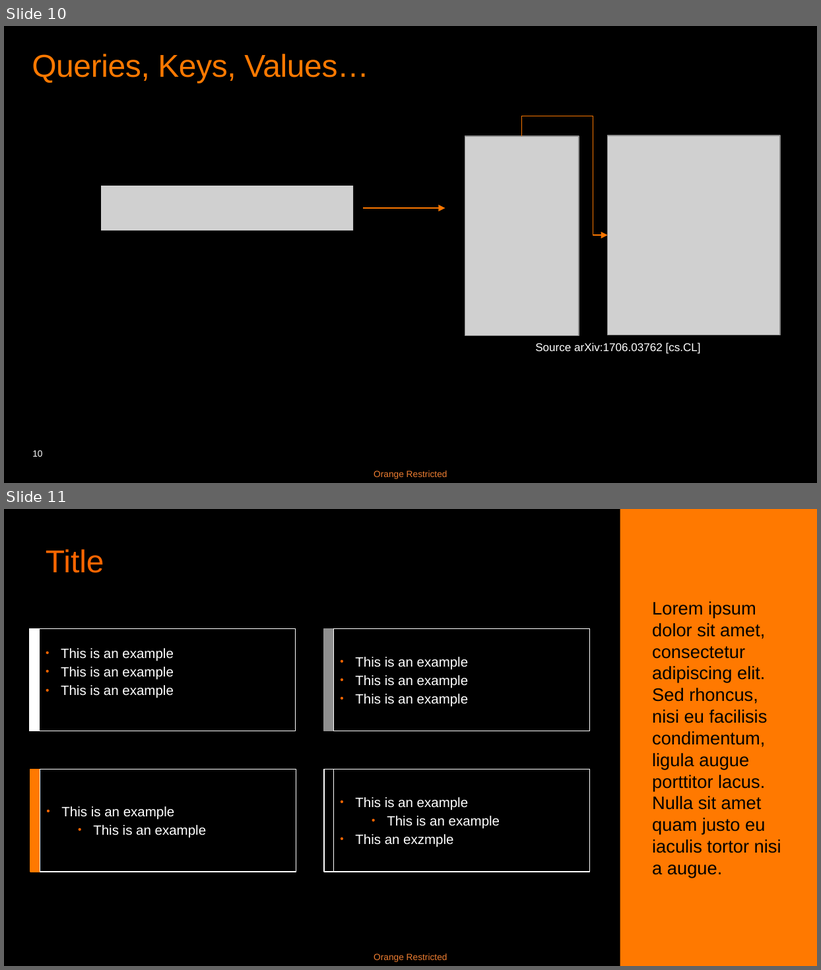
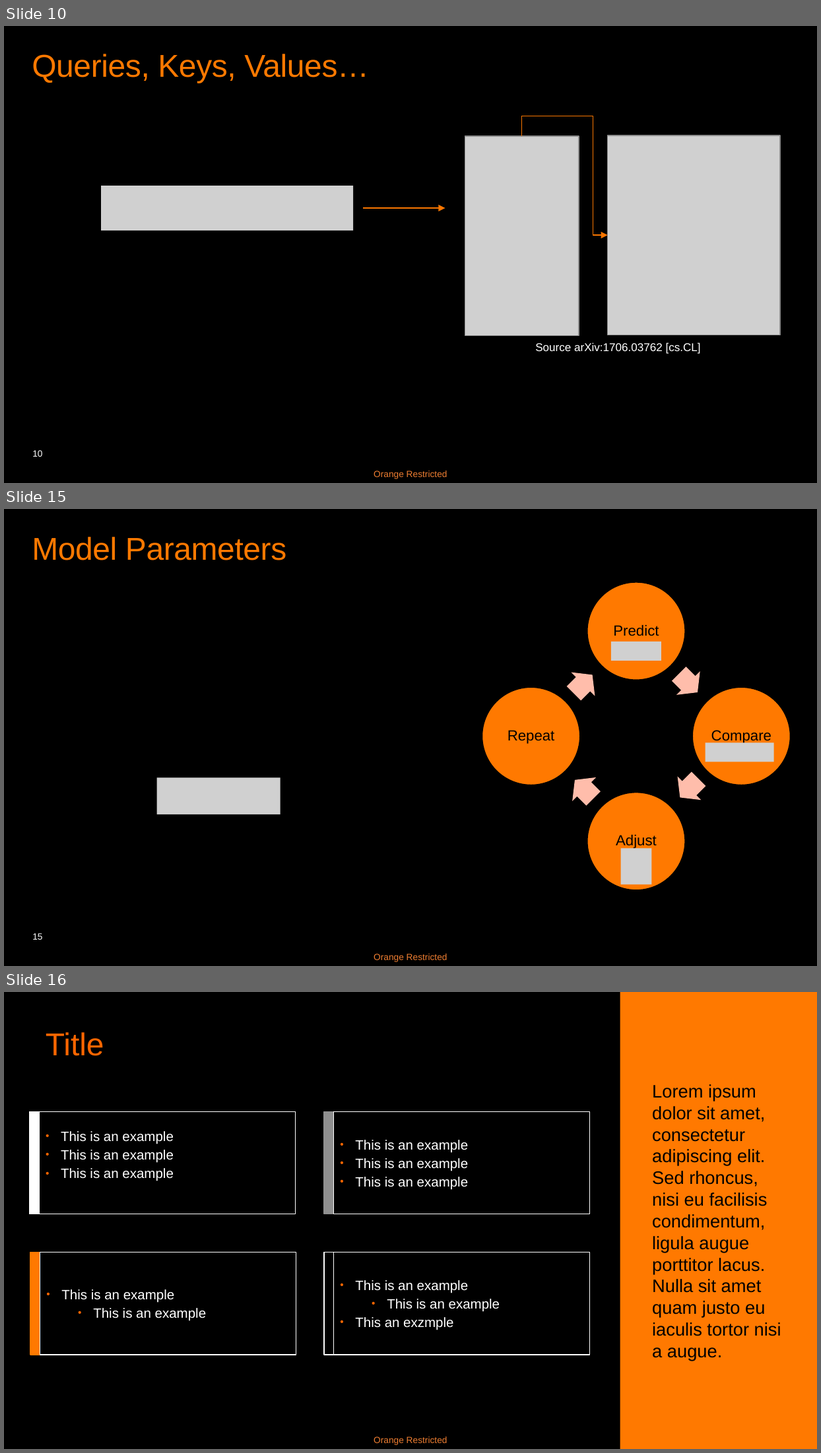
Before and after one commit to basavyr/peft-training, a slide deck: presentation/LORA-RPoenaru.pptx. Shown one above the other, each under a label of ours: slides 10 and 11 before the commit, slides 10, 15 and 16 after it; the slides between them are not shown. The pictures are 821x970 and 821x1453 pixels, drawn with LibreOffice and Linux fonts; fonts in the diff are those of the drawing; grey boxes stand for pictures. Boxes give left, top, right and bottom in pixels: in the first picture for what was removed or moved away, otherwise in the second. Text is boxed around its words. In the diff, an @@ line names an element or a change of style, - is before the commit and + after.

Commit message:
add slide on model parameters

```diff
--- a/presentation/LORA-RPoenaru.pptx
+++ b/presentation/LORA-RPoenaru.pptx
@@ slide 15 added at (4,509,817,966), background #000000; not listed: 2 template elements that a slide beside it also shows @@
@@ title added at (32,537,286,560), 28 pt, text #FF7900 @@
+Model Parameters
@@ picture added at (611,642,662,661) @@
@@ group added at (481,582,791,891): 4 ellipses, 4 texts, 4 right arrows @@
+Predict
+Compare
+Adjust
+Repeat
@@ picture added at (705,743,774,762) @@
@@ picture added at (157,778,281,815) @@
@@ picture added at (621,849,652,885) @@
@@ what was slide 11 is now slide 16 @@
```
Also in this commit, not shown: 1 slide changed, 4 other slides added.
